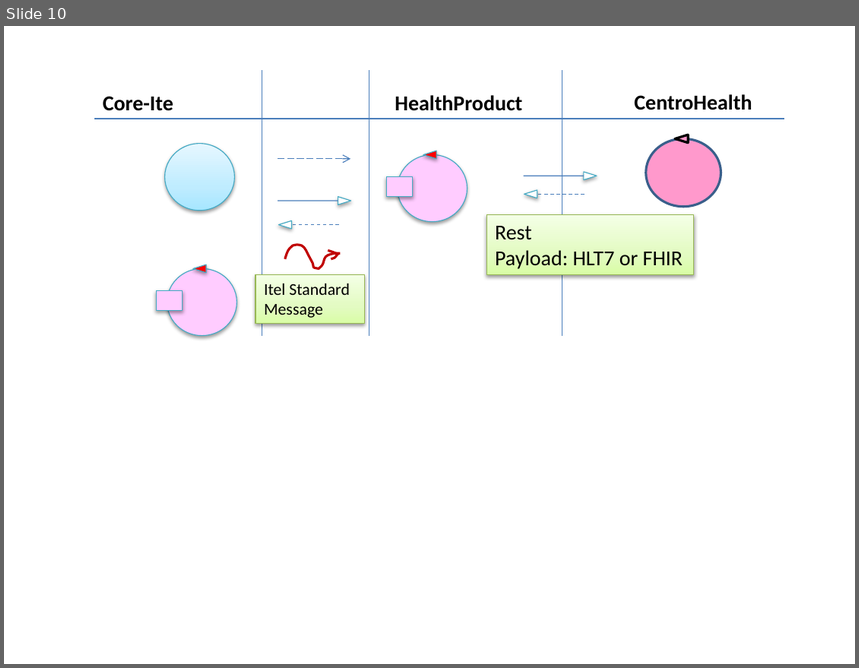
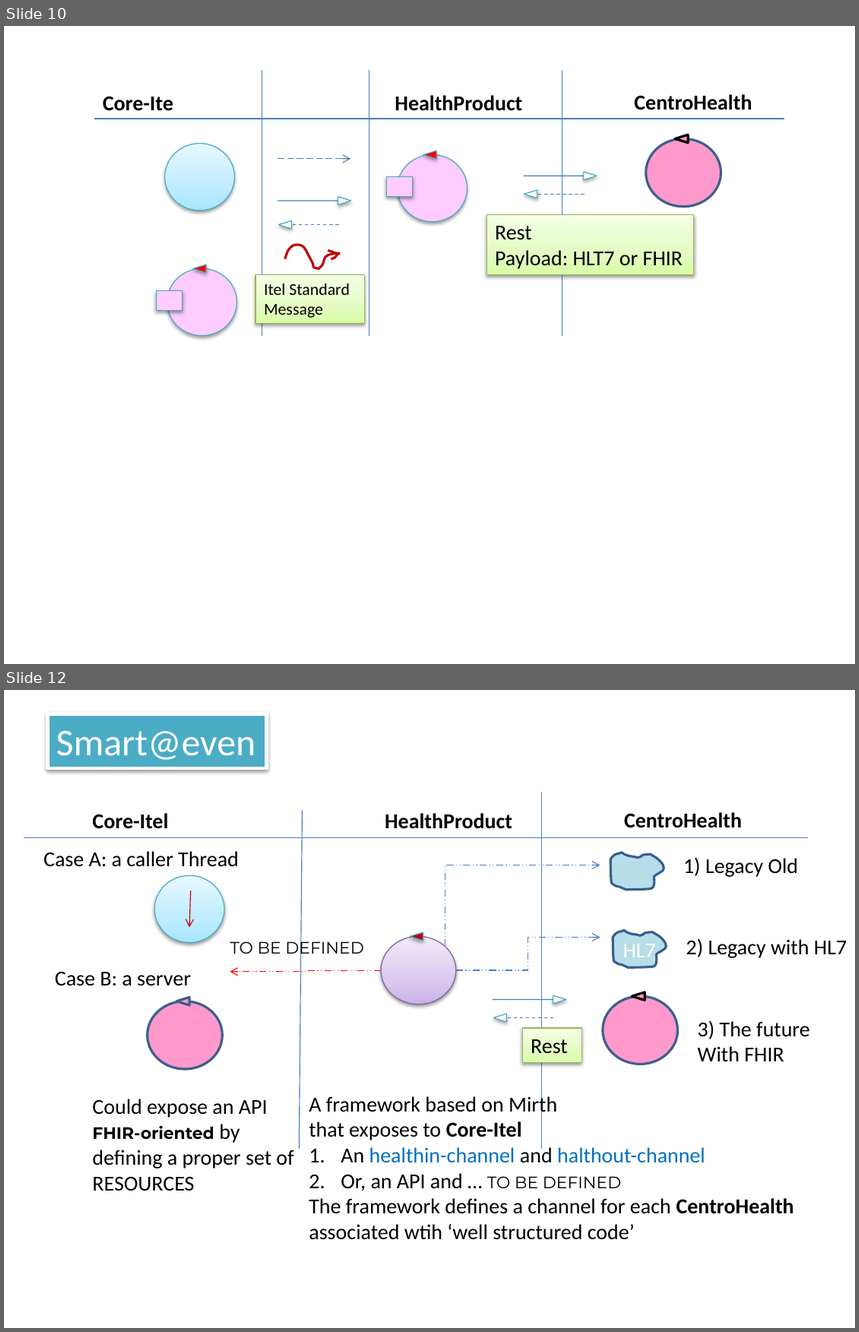
Before and after one commit to anatali/natMaterial, a slide deck: health/userDocs/UniboFigs.pptx. Shown one above the other, each under a label of ours: slide 10 before the commit, slides 10 and 12 after it; the slides between them are not shown. The pictures are 859x668 and 859x1332 pixels, drawn with LibreOffice and Linux fonts; fonts in the diff are those of the drawing. Boxes give left, top, right and bottom in pixels: in the first picture for what was removed or moved away, otherwise in the second. Text is boxed around its words. In the diff, an @@ line names an element or a change of style, - is before the commit and + after.

```diff
--- a/health/userDocs/UniboFigs.pptx
+++ b/health/userDocs/UniboFigs.pptx
@@ slide 12 added at bbox=[4, 690, 855, 1328], background #FFFFFF @@
@@ rectangle added at bbox=[48, 714, 267, 768], fill #4BACC6, outline #FFFFFF 3 pt, 32 pt, text #FFFFFF @@
+Smart@even
@@ line added from (541, 792) to (541, 1149), #4B7EBC 0.75 pt @@
@@ text added at bbox=[92, 813, 168, 829], 18 pt, text #000000, bold @@
+Core-Itel
@@ line added from (302, 810) to (300, 1149), #4B7EBC 0.75 pt @@
@@ text added at bbox=[385, 813, 512, 829], 18 pt, text #000000, bold @@
+HealthProduct
@@ text added at bbox=[624, 812, 742, 828], 18 pt, text #000000, bold @@
+CentroHealth
@@ line added from (24, 838) to (808, 838), #4B7EBC 0.75 pt @@
@@ text added at bbox=[44, 851, 239, 867], 18 pt, text #000000 @@
+Case A: a caller Thread
@@ elbow arrow added from (445, 946) to (600, 866), #4B7EBC 0.75 pt dashed @@
@@ freeform shape added at bbox=[611, 853, 664, 890], fill #B7DEE8, outline #3A5F8C 2 pt @@
@@ text added at bbox=[683, 857, 799, 877], 18 pt, text #000000 @@
+1) Legacy Old
@@ ellipse added at bbox=[154, 875, 224, 943], fill gradient #A7E6FF to #C1EDFF to #E7F8FF, outline #46AAC5 0.75 pt @@
@@ arrow added from (190, 891) to (189, 927), #C00000 0.75 pt @@
@@ text added at bbox=[230, 938, 363, 958], 14 pt, text #000000 @@
+TO BE DEFINED
@@ ellipse added at bbox=[381, 937, 456, 1005], fill gradient #C9B5E8 to #D8CBEE to #F0EAF9, outline #7D60A0 0.75 pt @@
@@ triangle added at bbox=[410, 932, 423, 940], fill #C00000, outline #46AAC5 0.75 pt @@
@@ elbow arrow added from (456, 971) to (600, 938), #4B7EBC 0.75 pt dashed @@
@@ freeform shape added at bbox=[613, 931, 666, 968], fill #B7DEE8, outline #3A5F8C 2 pt, 18 pt, text #FFFFFF @@
+HL7
@@ text added at bbox=[686, 939, 847, 958], 18 pt, text #000000 @@
+2) Legacy with HL7
@@ text added at bbox=[55, 972, 191, 986], 18 pt, text #000000 @@
+Case B: a server
@@ elbow arrow added from (381, 971) to (230, 972), #FF0000 0.75 pt dashed @@
@@ ellipse added at bbox=[147, 1002, 222, 1070], fill #FF99CC, outline #3A5F8C 2 pt @@
@@ triangle added at bbox=[177, 997, 189, 1005], fill #FF99CC, outline #3A5F8C 2 pt @@
@@ line added from (493, 1000) to (553, 1000), #4B7EBC 0.75 pt @@
@@ triangle added at bbox=[553, 996, 566, 1003], fill #FFFFFF, outline #46AAC5 0.75 pt @@
@@ ellipse added at bbox=[602, 996, 677, 1065], fill #FF99CC, outline #3A5F8C 2 pt @@
@@ triangle added at bbox=[633, 992, 645, 1000], fill #FF99CC, outline #000000 2 pt @@
@@ triangle added at bbox=[493, 1015, 506, 1022], fill #FFFFFF, outline #46AAC5 0.75 pt @@
@@ line added from (495, 1018) to (556, 1018), #4B7EBC 0.75 pt dashed @@
@@ rectangle added at bbox=[522, 1028, 582, 1062], fill gradient #DAFDA7 to #E4FCC2 to #F5FFE7, outline #98B955 0.75 pt, 18 pt, text #000000 @@
+Rest
@@ text added at bbox=[698, 1021, 810, 1062], 18 pt, text #000000 @@
+3) The future
+With FHIR
@@ text added at bbox=[92, 1099, 294, 1192], 18 pt, text #000000 @@
+Could expose an API
+FHIR-oriented by
+defining a proper set of
+RESOURCES
@@ text added at bbox=[309, 1094, 794, 1240], 18 pt, text #000000 @@
+A framework based on Mirth
+that exposes to Core-Itel
+1. An healthin-channel and halthout-channel
+2. Or, an API and … TO BE DEFINED
+The framework defines a channel for each CentroHealth
+associated wtih ‘well structured code’
```
Also in this commit, not shown: 1 other slide added, 15 other files.
